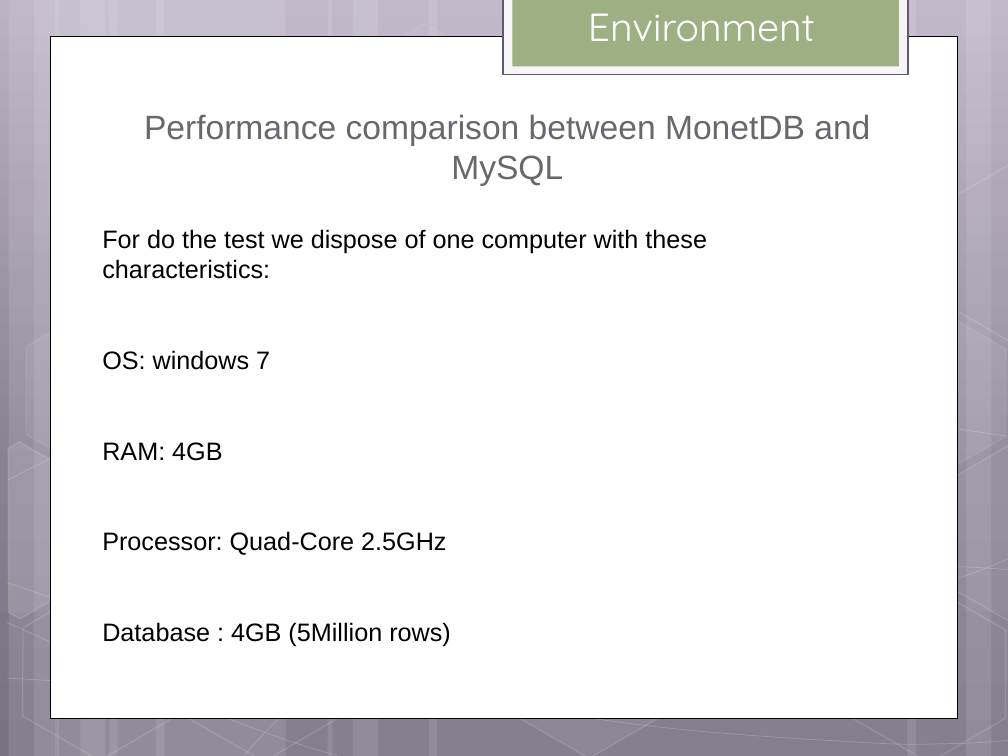
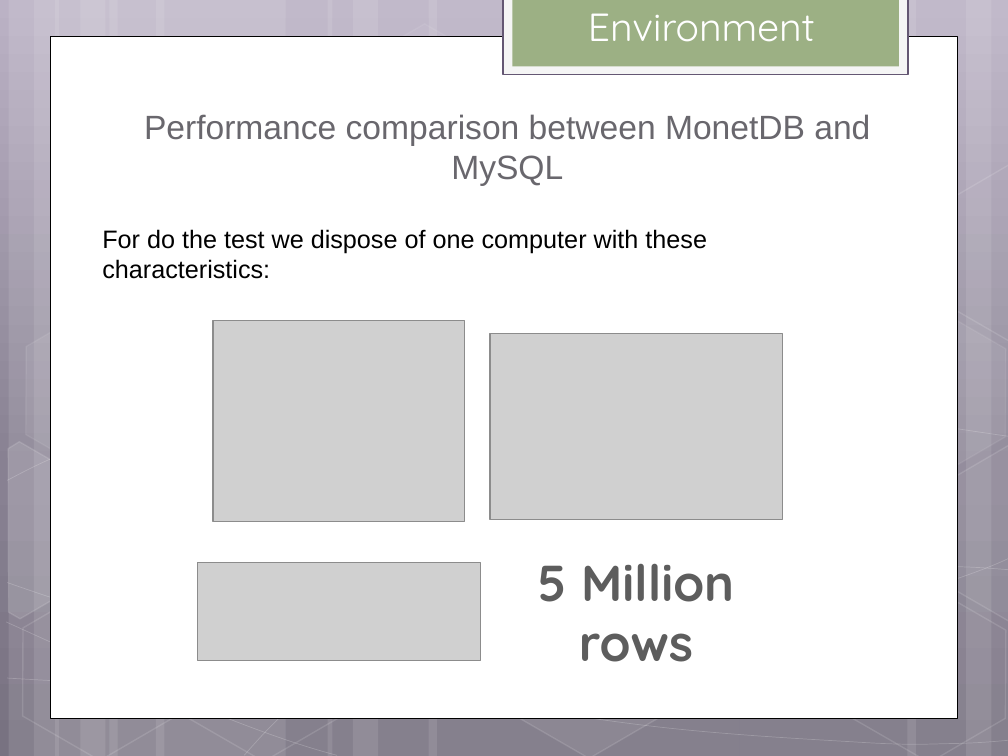
Before and after one commit to helpcat/bigdataworkshop2, a slide deck: slide 28 of slides/MonetDB workshop.pptx (slide 22 before the commit). Drawn at 1008x756 pixels with LibreOffice and Linux fonts; fonts in the diff are those of the drawing; grey boxes stand for pictures. Boxes give left, top, right and bottom in pixels: in the first picture for what was removed or moved away, otherwise in the second. Text is boxed around its words. In the diff, an @@ line names an element or a change of style, - is before the commit and + after.

```diff
--- a/slides/MonetDB workshop.pptx
+++ b/slides/MonetDB workshop.pptx
@@ picture added at <box>213,321,465,521</box> @@
@@ text at <box>102,350,451,647</box>: paragraphs removed @@
-OS: windows 7
-RAM: 4GB
-Processor: Quad-Core 2.5GHz
-Database : 4GB (5Million rows)
@@ picture added at <box>490,334,782,520</box> @@
@@ picture added at <box>198,562,480,660</box> @@
@@ text added at <box>538,563,734,662</box>, 36 pt, text gradient #555555 to #5D5D5D to #000000, bold @@
+5 Million rows
```
Also in this commit, not shown: 22 other slides changed, 7 slides added, 1 slide removed.
